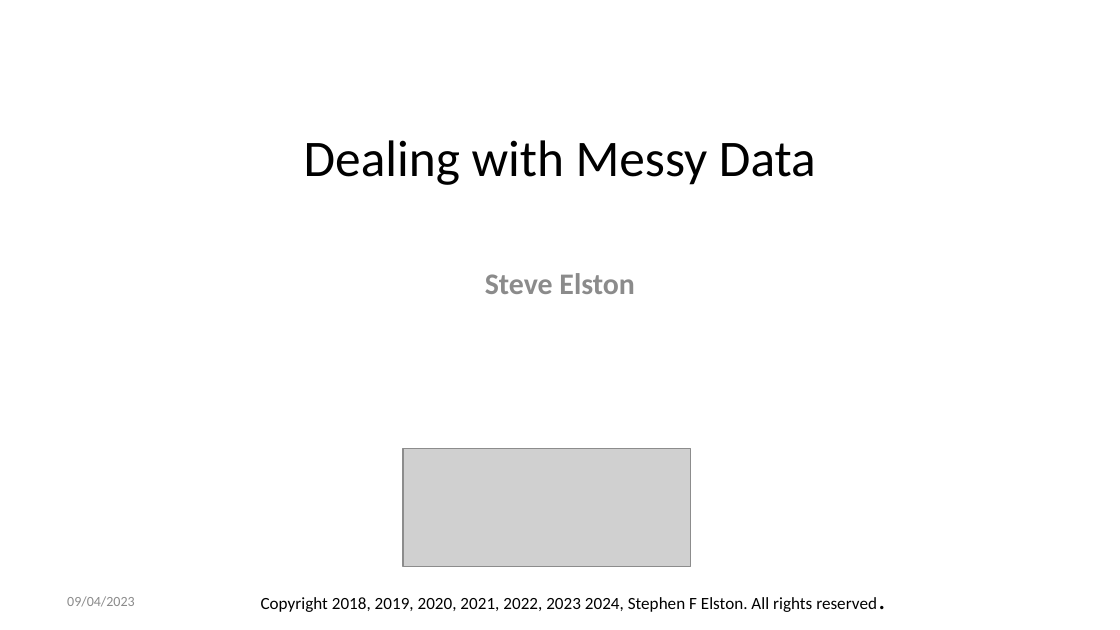
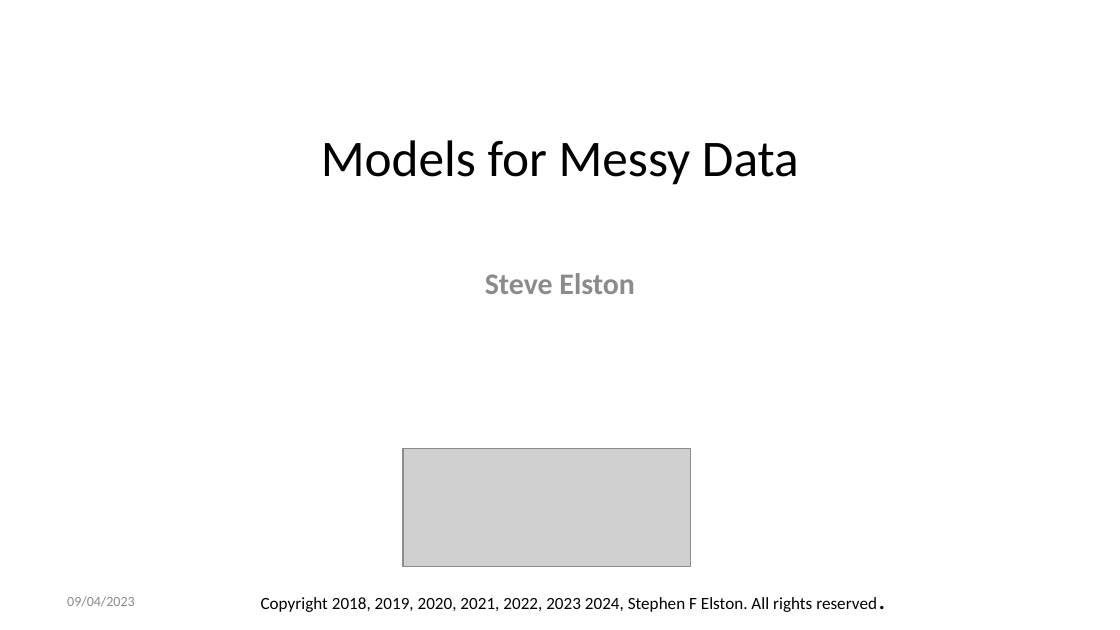
Before and after one commit to StephenElston/CSCI-E-83, a slide deck: slide 1 of LectureSlides/10b_ModelsFor OutliersAndOverdispersion.pptx. Drawn at 1120x630 pixels with LibreOffice and Linux fonts; fonts in the diff are those of the drawing; grey boxes stand for pictures. Boxes give left, top, right and bottom in pixels: in the first picture for what was removed or moved away, otherwise in the second. Text is boxed around its words. In the diff, an @@ line names an element or a change of style, - is before the commit and + after.

```diff
--- a/LectureSlides/10b_ModelsFor OutliersAndOverdispersion.pptx
+++ b/LectureSlides/10b_ModelsFor OutliersAndOverdispersion.pptx
@@ title at box(321, 140, 799, 185): text changed @@
-Dealing with Messy Data
+Models for Messy Data
```
Also in this commit, not shown: 10 other slides changed.
